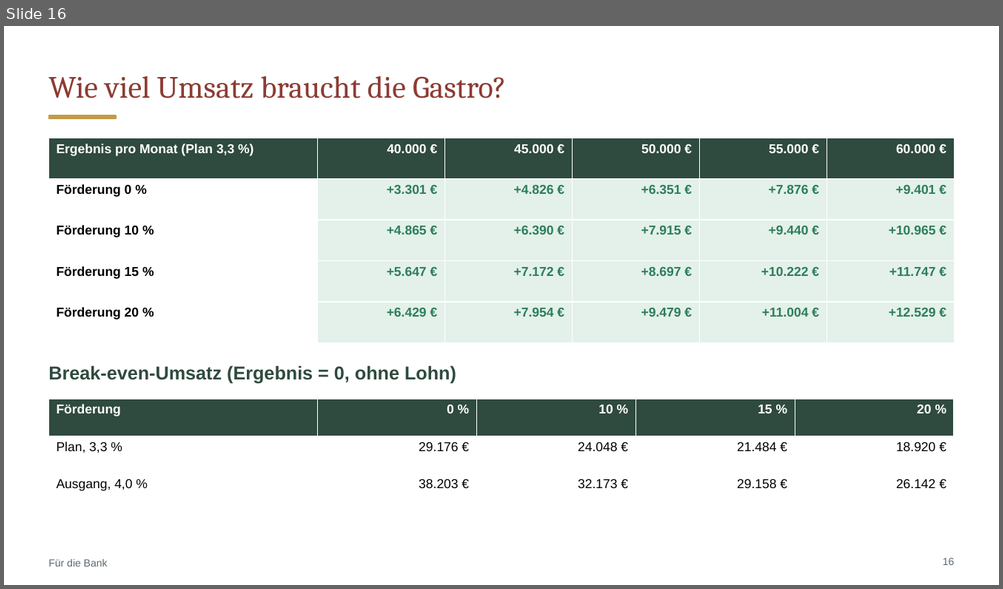
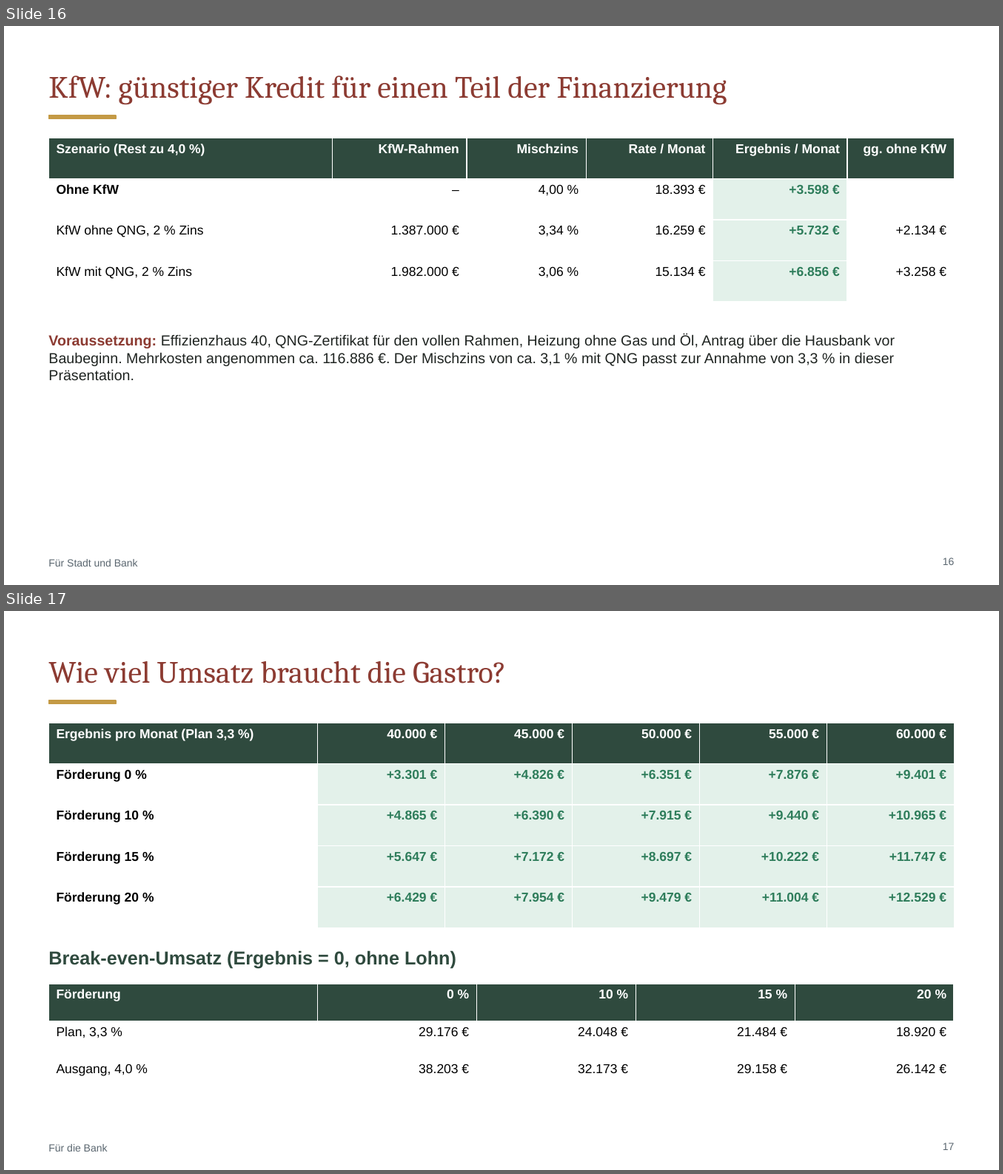
Before and after one commit to CartoonUsername/bau-projekt, a slide deck: praesentation/Neue-Mitte-Werlte_Baufeld3_8-Wohnungen_Grosse-Gastro-EG.pptx. Shown one above the other, each under a label of ours: slide 16 before the commit, slides 16 and 17 after it. The pictures are 1003x589 and 1003x1174 pixels, drawn with LibreOffice and Linux fonts; fonts in the diff are those of the drawing. Boxes give left, top, right and bottom in pixels: in the first picture for what was removed or moved away, otherwise in the second. Text is boxed around its words. In the diff, an @@ line names an element or a change of style, - is before the commit and + after.

```diff
--- a/praesentation/Neue-Mitte-Werlte_Baufeld3_8-Wohnungen_Grosse-Gastro-EG.pptx
+++ b/praesentation/Neue-Mitte-Werlte_Baufeld3_8-Wohnungen_Grosse-Gastro-EG.pptx
@@ slide 16 added at (x1=4, y1=26, x2=999, y2=585), background #FFFFFF; not listed: 1 template element that a slide beside it also shows @@
@@ title added at (x1=48, y1=76, x2=727, y2=104), 30 pt, text #8C3B32 @@
+KfW: günstiger Kredit für einen Teil der Finanzierung
@@ table added at (x1=48, y1=138, x2=954, y2=282), 4 rows, 6 columns @@
+Szenario (Rest zu 4,0 %) | KfW-Rahmen | Mischzins | Rate / Monat | Ergebnis / Monat | gg. ohne KfW
+Ohne KfW | – | 4,00 % | 18.393 € | +3.598 € | 
+KfW ohne QNG, 2 % Zins | 1.387.000 € | 3,34 % | 16.259 € | +5.732 € | +2.134 €
+KfW mit QNG, 2 % Zins | 1.982.000 € | 3,06 % | 15.134 € | +6.856 € | +3.258 €
@@ text added at (x1=48, y1=335, x2=894, y2=380), 14 pt, text #1F2421 @@
+Voraussetzung: Effizienzhaus 40, QNG-Zertifikat für den vollen Rahmen, Heizung ohne Gas und Öl, Antrag über die Hausbank vor Baubeginn. Mehrkosten angenommen ca. 116.886 €. Der Mischzins von ca. 3,1 % mit QNG passt zur Annahme von 3,3 % in dieser Präsentation.
@@ page number added at (x1=942, y1=558, x2=954, y2=565), 10 pt, text #5B6770 @@
+16
@@ text added at (x1=48, y1=560, x2=138, y2=567), 10 pt, text #5B6770 @@
+Für Stadt und Bank
@@ what was slide 16 is now slide 17 @@
@@ page number at (x1=942, y1=1143, x2=954, y2=1150): text changed @@
-16
+17
```
Also in this commit, not shown: 7 other files.
